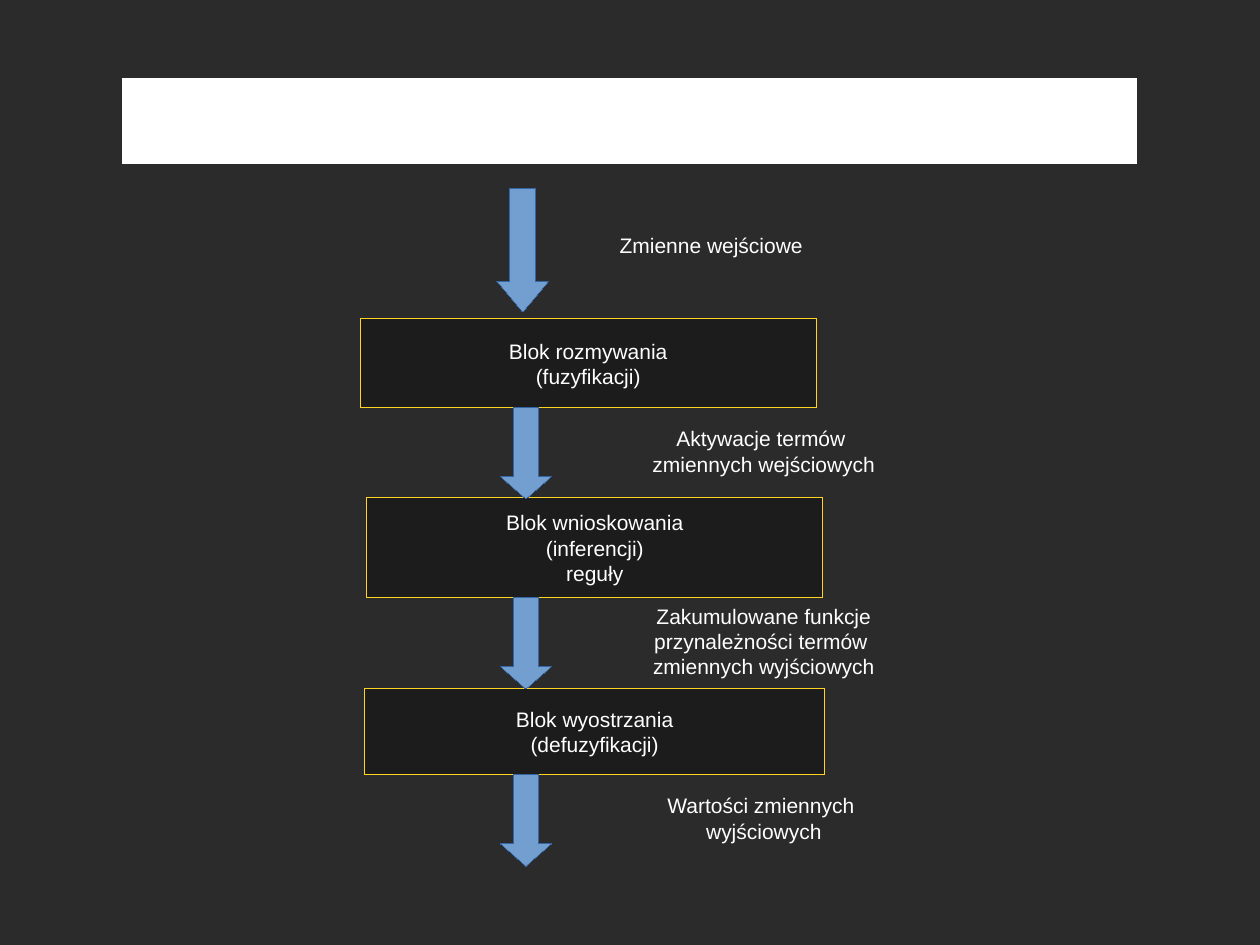
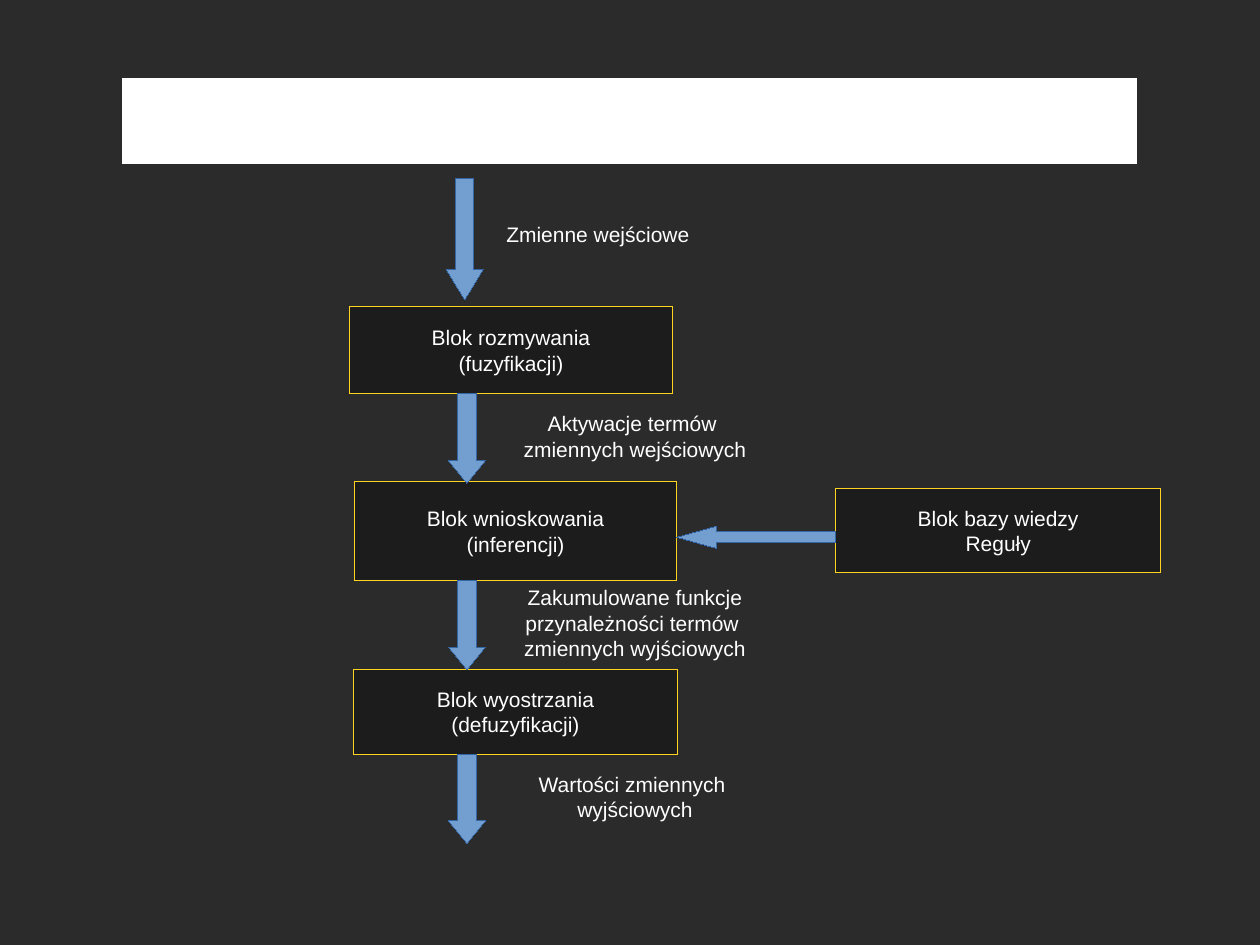
Before and after one commit to vilgefortz/fcl, a slide deck: slide 10 of doc/seminarium/prezentacja_seminarium.odp. Drawn at 1260x945 pixels with LibreOffice and Linux fonts; fonts in the diff are those of the drawing; background and template pictures are left out; a plain dark background stands for a picture behind light text. Boxes give left, top, right and bottom in pixels: in the first picture for what was removed or moved away, otherwise in the second. Text is boxed around its words. In the diff, an @@ line names an element or a change of style, - is before the commit and + after.

```diff
--- a/doc/seminarium/prezentacja_seminarium.odp
+++ b/doc/seminarium/prezentacja_seminarium.odp
@@ down arrow resized from (x1=496, y1=189, x2=548, y2=312) to (x1=446, y1=179, x2=483, y2=300) @@
@@ text "Zmienne wejściowe" moved from (x1=620, y1=237, x2=803, y2=257) to (x1=506, y1=226, x2=690, y2=246) @@
@@ rectangle "Blok rozmywania" resized from (x1=360, y1=319, x2=816, y2=408) to (x1=350, y1=306, x2=673, y2=393) @@
@@ down arrow resized from (x1=500, y1=408, x2=552, y2=499) to (x1=449, y1=393, x2=485, y2=483) @@
@@ text "Aktywacje termów" moved from (x1=652, y1=430, x2=874, y2=476) to (x1=524, y1=415, x2=746, y2=461) @@
@@ rectangle "Blok wnioskowania" resized from (x1=367, y1=498, x2=823, y2=598) to (x1=354, y1=481, x2=677, y2=580) @@
@@ rectangle added at (x1=835, y1=488, x2=1160, y2=572), fill #1C1C1C, outline #FFD320 0 pt, 12 pt, text #FFFFFF @@
+Blok bazy wiedzy
+Reguły
@@ left arrow added at (x1=677, y1=527, x2=835, y2=549), fill #729FCF, outline #3465A4 0 pt @@
@@ text in rectangle at (x1=566, y1=565, x2=623, y2=585): paragraph removed @@
-reguły
@@ down arrow resized from (x1=500, y1=598, x2=552, y2=689) to (x1=449, y1=581, x2=485, y2=670) @@
@@ text "Zakumulowane funkcje" moved from (x1=653, y1=608, x2=874, y2=679) to (x1=524, y1=589, x2=745, y2=660) @@
@@ rectangle "Blok wyostrzania" resized from (x1=365, y1=689, x2=825, y2=775) to (x1=353, y1=669, x2=678, y2=753) @@
@@ proportions changed in 4 elements at (x1=446, y1=179, x2=483, y2=300), (x1=449, y1=393, x2=485, y2=483), (x1=449, y1=581, x2=485, y2=670), (x1=449, y1=753, x2=485, y2=843) @@
@@ down arrow resized from (x1=500, y1=775, x2=552, y2=866) to (x1=449, y1=753, x2=485, y2=843) @@
@@ text "Wartości zmiennych" moved from (x1=667, y1=797, x2=854, y2=843) to (x1=539, y1=776, x2=725, y2=821) @@
```
Also in this commit, not shown: 12 other slides changed, 3 slides added, 3 slides removed, 5 other files.
